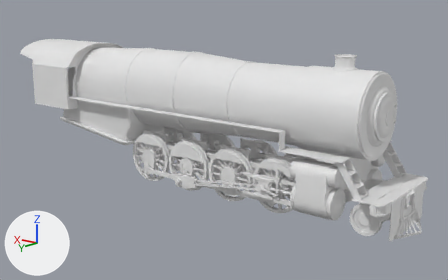
The Blender file USRA Heavy Mikado/model/Heavy Mikado.blend as it was, and as the next commit left it.
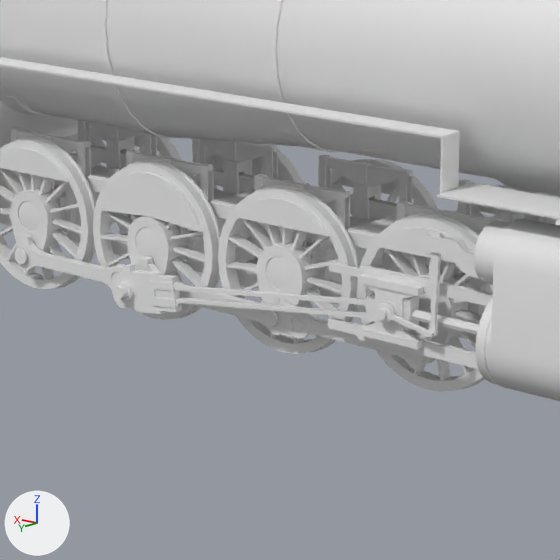
Each version appears first whole from a 50 mm lens placed at (-12.63, 15.27, 6.33), pointed at (-0.22, -0.41, 1.54), and next in a close-up on the part from 31% to 71% of the width and 32% to 95% of the height. Lighting does not change. The marker at lower left points along +X, +Y and +Z.

The older version as bpy lines, for what is in view:
```python
me_cube_007 = bpy.data.meshes.new('Cube.007')
me_cube_007.from_pydata(...)  # 124 vertices, 140 faces; spans x 0.0..0.56, y -0.035..0.035, z -0.005..0.205
me_cube_016 = bpy.data.meshes.new('Cube.016')
me_cube_016.from_pydata(...)  # a box spanning x 1.55..10.55, y 0.69..0.95, z 1.75..1.77
me_cylinder_002 = bpy.data.meshes.new('Cylinder.002')
me_cylinder_002.from_pydata(...)  # 688 vertices, 560 faces; spans x -5.71..-3.67, y -0.43..1.2, z -0.83..0.77
me_cylinder_002.polygons.foreach_set('use_smooth', [True] * 560)
ob_cube_010 = bpy.data.objects.new('Cube.010', me_cube_007)
ob_cube_010.location = (-3.1, 0.53, 1.44)
_m = ob_cube_010.modifiers.new('Mirror.001', 'MIRROR')
_m = ob_cube_010.modifiers.new('Mirror', 'MIRROR')
_m.use_axis = (False, True, False)
_m.mirror_object = ob_origin
ob_cube_039 = bpy.data.objects.new('Cube.039', me_cube_016)
ob_cube_039.location = (-5.2, 0.54, 0.84)
_m = ob_cube_039.modifiers.new('Mirror', 'MIRROR')
_m.use_axis = (False, True, False)
_m.mirror_object = ob_origin
ob_cylinder_001 = bpy.data.objects.new('Cylinder.001', me_cylinder_002)
ob_cylinder_001.location = (0.32, 0.77, 0.82)
ob_cylinder_001.rotation_euler = (1.571, 0.0, 0.0)  # degrees (90, 0, 0)
_m = ob_cylinder_001.modifiers.new('Mirror', 'MIRROR')
_m.use_axis = (False, True, False)
_m.mirror_object = ob_origin
# also in view: 'Cube.038' at (-4.6, 0.0, 2.1); 'Cube.002' at (-3.15, 0.0, 0.83); 'Cube.048' at (-3.64, 0.0, 2.34); 'Cube.005' at (-1.38, 0.0, 0.83); 'Cylinder.012' at (0.65, 0.0, 3.08)
```
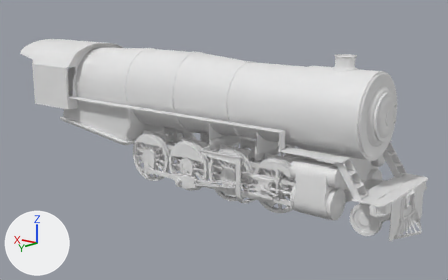
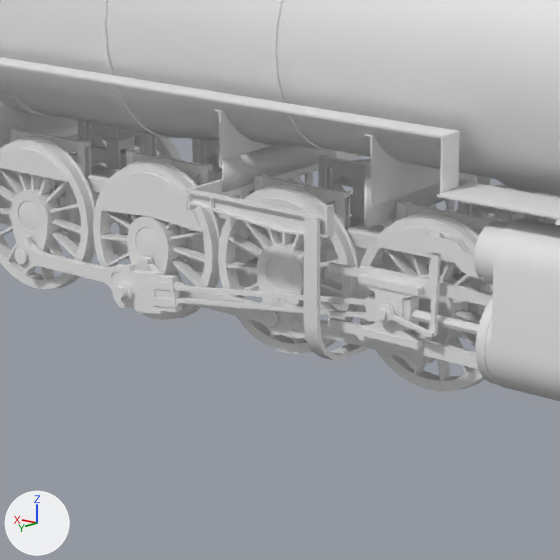
Boxes (x1, y1, x2, y2) around the edits, measured in the close-ups (560 x 560 px):
'Cube.057', added: after (187, 155, 493, 238)
'Cube.063', added: after (304, 178, 492, 361)
'Cube.060', added: after (222, 145, 336, 192)
'Cube.055', added: after (361, 134, 465, 206)
'Cube.062', added: after (364, 174, 476, 228)
'Cube.056', added: after (212, 110, 274, 168)
'Cube.058', added: after (184, 152, 358, 211)
'Cube.061', added: after (383, 199, 454, 230)
'Cube.059', added: after (239, 172, 313, 199)

The change, as a diff of the scene's bpy script:
```diff
--- a/USRA Heavy Mikado/model/Heavy Mikado.blend.py
+++ b/USRA Heavy Mikado/model/Heavy Mikado.blend.py
@@ me_cube_038 @@
+me_cube_038.from_pydata(...)  # 32 vertices, 30 faces; spans x -0.075..0.075, y -0.9..0.05, z -1.46..0.01
+me_cube_038.polygons.foreach_set('use_smooth', [True] * 30)
@@ me_cube_036 @@
+me_cube_036.from_pydata(...)  # a box spanning x -0.05..-0.01, y 0.0..0.93, z -0.46..0.0
+me_cube_036.polygons.foreach_set('use_smooth', [True] * 6)
@@ me_cube_034 @@
+me_cube_034.from_pydata(...)  # 20 vertices, 14 faces; spans x 0.86..0.91, y -0.82..-0.72, z -0.45..-0.085
+me_cube_034.polygons.foreach_set('use_smooth', [True] * 14)
@@ me_cube_035 @@
+me_cube_035.from_pydata(...)  # a box spanning x -0.03..-0.01, y 0.0..0.93, z -0.39..-0.07
+me_cube_035.polygons.foreach_set('use_smooth', [True] * 6)
@@ me_cube_033 @@
+me_cube_033.from_pydata(...)  # a box spanning x 0.84..0.88, y -1.3..0.16, z -0.275..-0.075
@@ me_cube_031 @@
+me_cube_031.from_pydata(...)  # 118 vertices, 67 faces; spans x -0.83..0.84, y -0.05..0.05, z -0.3..0.04
@@ me_cube_027 @@
+me_cube_027.from_pydata(...)  # 35 vertices, 24 faces; spans x -0.01..0.15, y 0.0..0.95, z -0.14..0.42
+me_cube_027.polygons.foreach_set('use_smooth', [True] * 24)
@@ me_cube_026 @@
+me_cube_026.from_pydata(...)  # 34 vertices, 24 faces; spans x -0.01..0.15, y 0.0..0.9, z -0.25..0.42
+me_cube_026.polygons.foreach_set('use_smooth', [True] * 24)
@@ ob_cube_063 @@
+ob_cube_063 = bpy.data.objects.new('Cube.063', me_cube_038)
+ob_cube_063.location = (-2.24, 1.45, 1.65)
+_m = ob_cube_063.modifiers.new('Mirror', 'MIRROR')
+_m.use_axis = (False, True, False)
+_m.mirror_object = ob_origin
@@ ob_cube_062 @@
+ob_cube_062 = bpy.data.objects.new('Cube.062', me_cube_036)
+ob_cube_062.location = (-2.42, 0.0, 1.93)
+_m = ob_cube_062.modifiers.new('Mirror', 'MIRROR')
+_m.use_axis = (False, True, False)
+_m.mirror_object = ob_origin
@@ ob_cube_061 @@
+ob_cube_061 = bpy.data.objects.new('Cube.061', me_cube_034)
+ob_cube_061.location = (-3.31, 1.3, 1.74)
+_m = ob_cube_061.modifiers.new('Mirror', 'MIRROR')
+_m.use_axis = (False, True, False)
+_m.mirror_object = ob_origin
@@ ob_cube_060 @@
+ob_cube_060 = bpy.data.objects.new('Cube.060', me_cube_035)
+ob_cube_060.location = (-0.71, 0.0, 1.93)
+_m = ob_cube_060.modifiers.new('Mirror', 'MIRROR')
+_m.use_axis = (False, True, False)
+_m.mirror_object = ob_origin
@@ ob_cube_059 @@
+ob_cube_059 = bpy.data.objects.new('Cube.059', me_cube_034)
+ob_cube_059.location = (-1.56, 1.3, 1.74)
+_m = ob_cube_059.modifiers.new('Mirror', 'MIRROR')
+_m.use_axis = (False, True, False)
+_m.mirror_object = ob_origin
@@ ob_cube_058 @@
+ob_cube_058 = bpy.data.objects.new('Cube.058', me_cube_033)
+ob_cube_058.location = (-1.56, 1.3, 1.74)
+_m = ob_cube_058.modifiers.new('Mirror', 'MIRROR')
+_m.use_axis = (False, True, False)
+_m.mirror_object = ob_origin
@@ ob_cube_057 @@
+ob_cube_057 = bpy.data.objects.new('Cube.057', me_cube_031)
+ob_cube_057.location = (-1.56, 1.4, 1.74)
+_m = ob_cube_057.modifiers.new('Mirror', 'MIRROR')
+_m.use_axis = (False, True, False)
+_m.mirror_object = ob_origin
@@ ob_cube_056 @@
+ob_cube_056 = bpy.data.objects.new('Cube.056', me_cube_027)
+ob_cube_056.location = (-0.71, 0.0, 1.93)
+_m = ob_cube_056.modifiers.new('Mirror', 'MIRROR')
+_m.use_axis = (False, True, False)
+_m.mirror_object = ob_origin
@@ ob_cube_055 @@
+ob_cube_055 = bpy.data.objects.new('Cube.055', me_cube_026)
+ob_cube_055.location = (-2.48, 0.0, 1.93)
+_m = ob_cube_055.modifiers.new('Mirror', 'MIRROR')
+_m.use_axis = (False, True, False)
+_m.mirror_object = ob_origin
```
